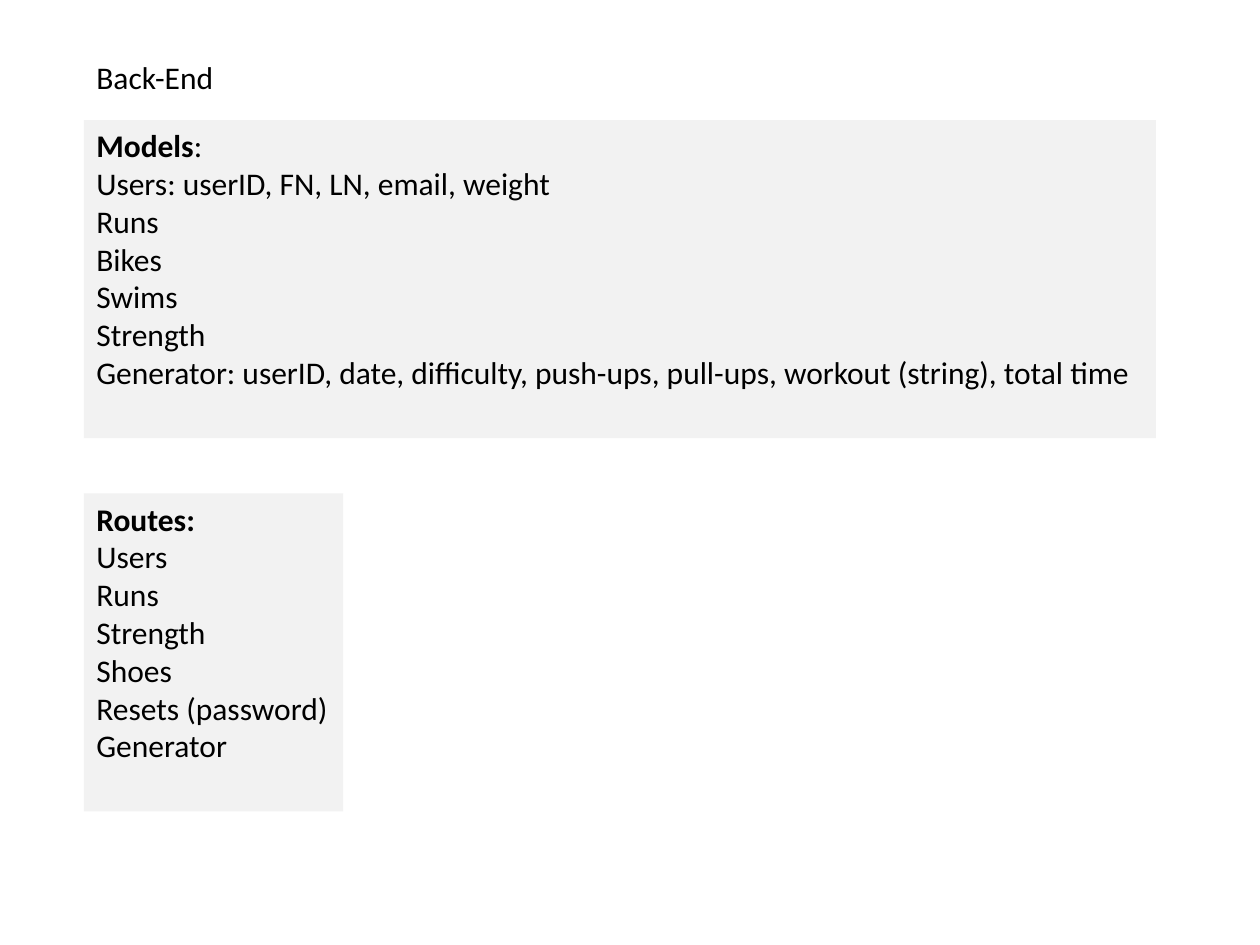
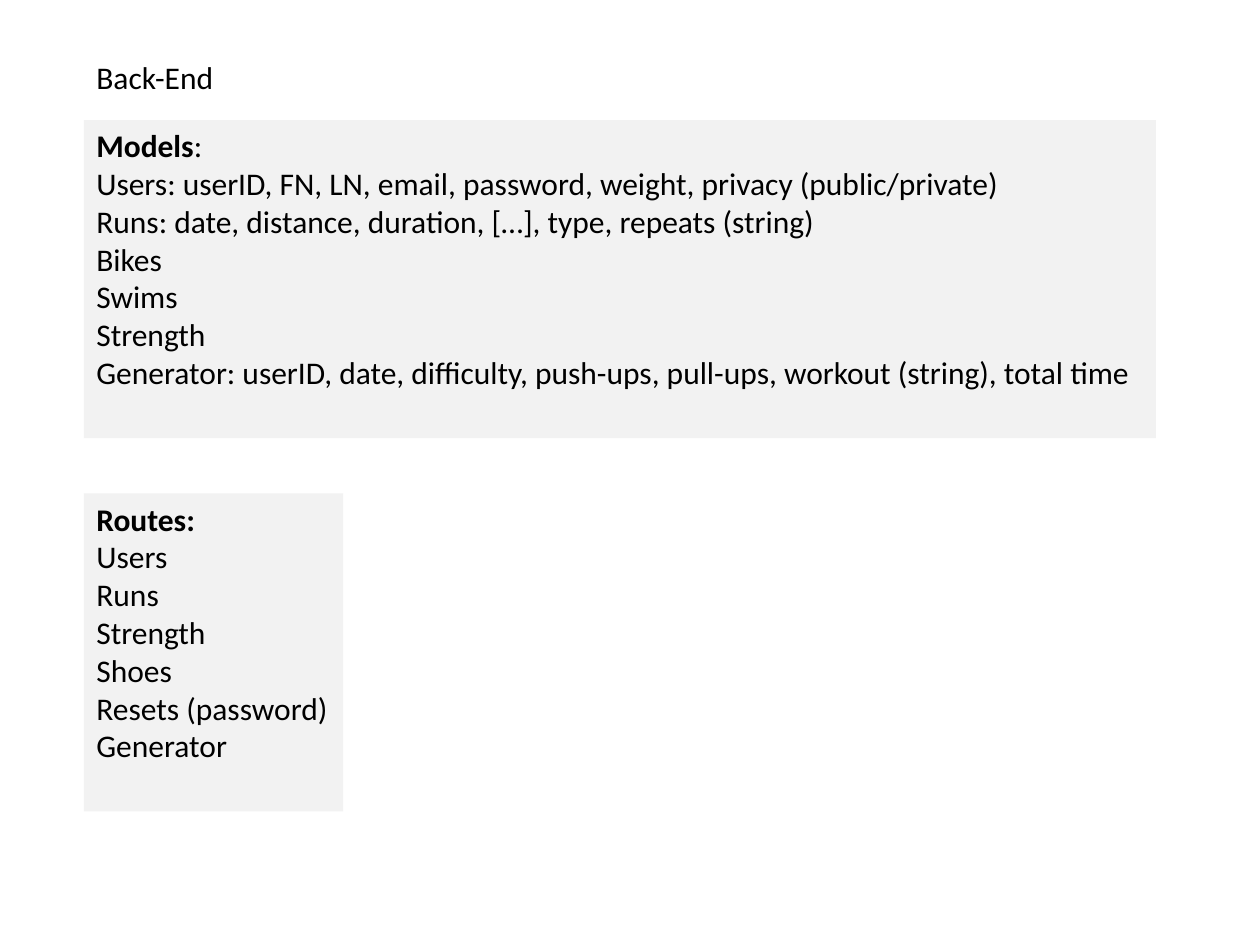
Before and after one commit to curtisyungen/outwork-1.0, a slide deck: slide 3 of Outline.pptx. Drawn at 1260x945 pixels with LibreOffice and Linux fonts; fonts in the diff are those of the drawing. Boxes give left, top, right and bottom in pixels: in the first picture for what was removed or moved away, otherwise in the second. Text is boxed around its words. In the diff, an @@ line names an element or a change of style, - is before the commit and + after.

```diff
--- a/Outline.pptx
+++ b/Outline.pptx
@@ text in rectangle at bbox=[96, 172, 998, 239]: text changed @@
-Users: userID, FN, LN, email, weight
-Runs
+Users: userID, FN, LN, email, password, weight, privacy (public/private)
+Runs: date, distance, duration, […], type, repeats (string)
```
Also in this commit, not shown: 1 other slide changed.
